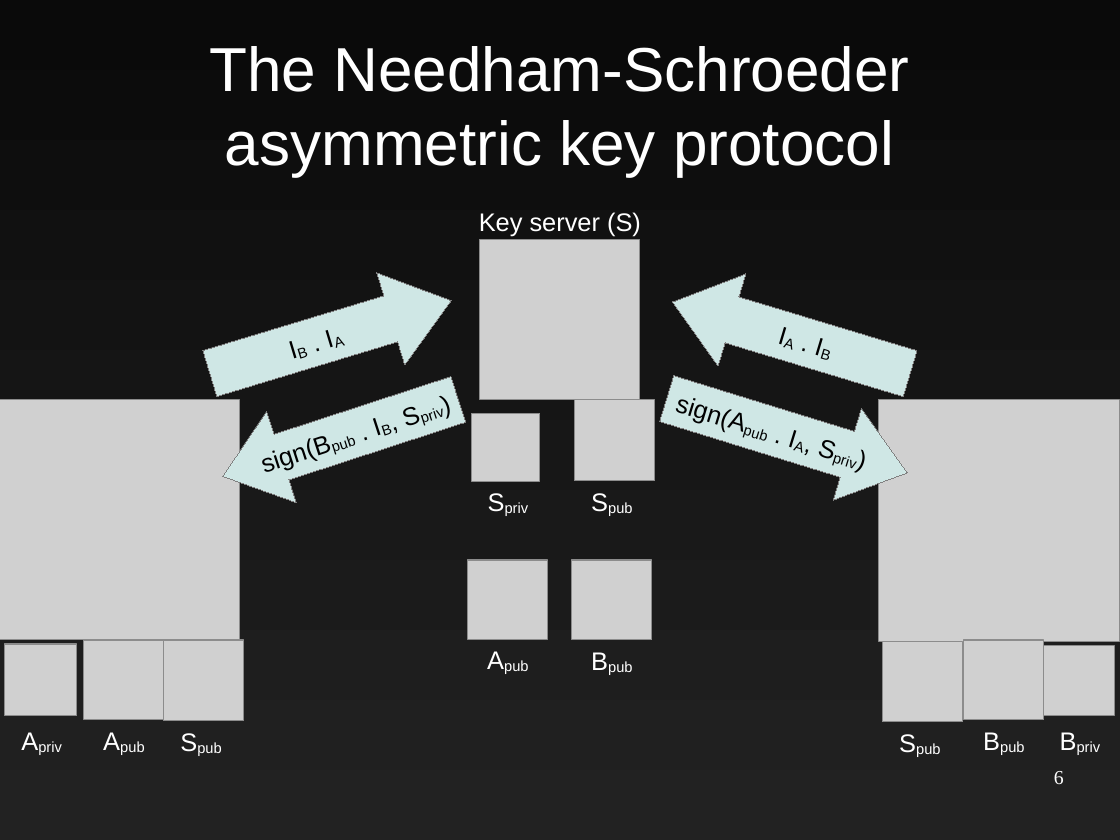
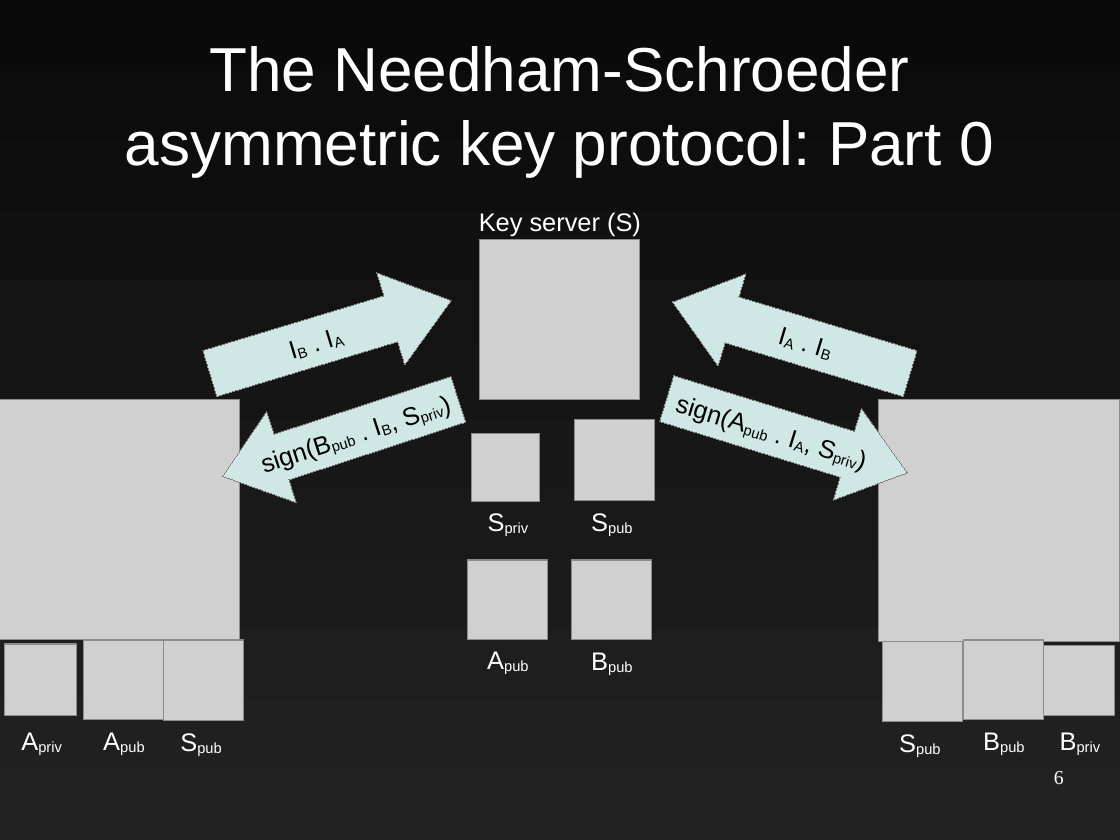
Before and after one commit to EtiennePerot/cs525p, a slide deck: slide 6 of Presentation.odp. Drawn at 1120x840 pixels with LibreOffice and Linux fonts; fonts in the diff are those of the drawing; grey boxes stand for pictures. Boxes give left, top, right and bottom in pixels: in the first picture for what was removed or moved away, otherwise in the second. Text is boxed around its words. In the diff, an @@ line names an element or a change of style, - is before the commit and + after.

Commit message:
Finished protocol explanation

```diff
--- a/Presentation.odp
+++ b/Presentation.odp
@@ title at bbox=[125, 46, 994, 177]: text changed @@
-The Needham-Schroeder asymmetric key protocol
+The Needham-Schroeder asymmetric key protocol: Part 0
@@ 2 pictures, 2 texts: place and size @@
-2 pictures, 2 texts at bbox=[469, 400, 655, 528]
+2 pictures, 2 texts at bbox=[469, 420, 655, 548]
```
Also in this commit, not shown: 2 other slides changed, 1 slide added, 10 other files.
